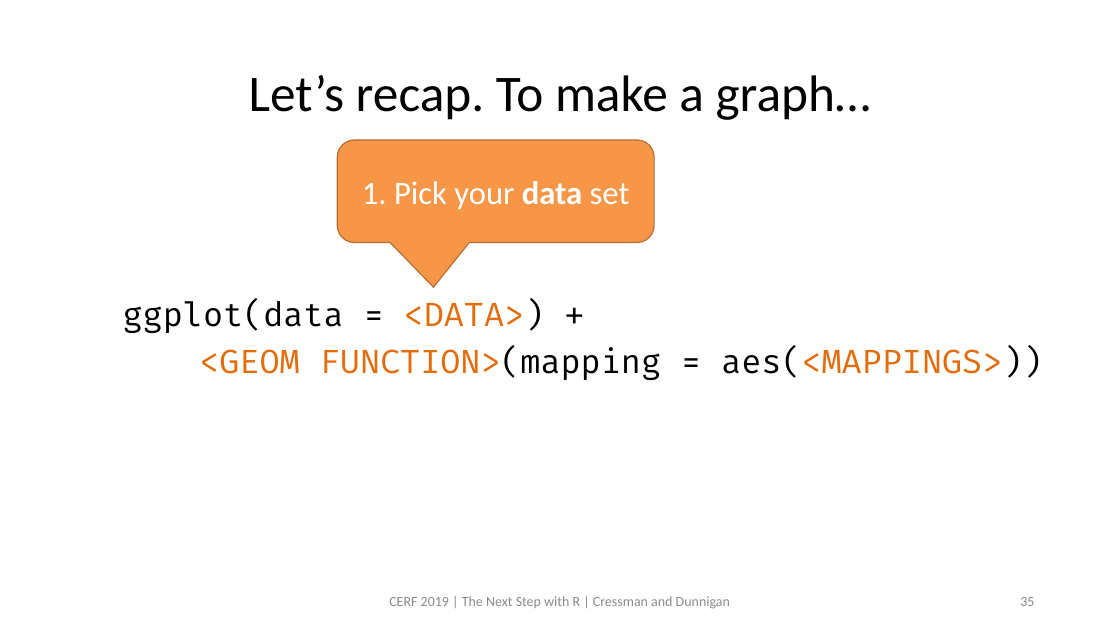
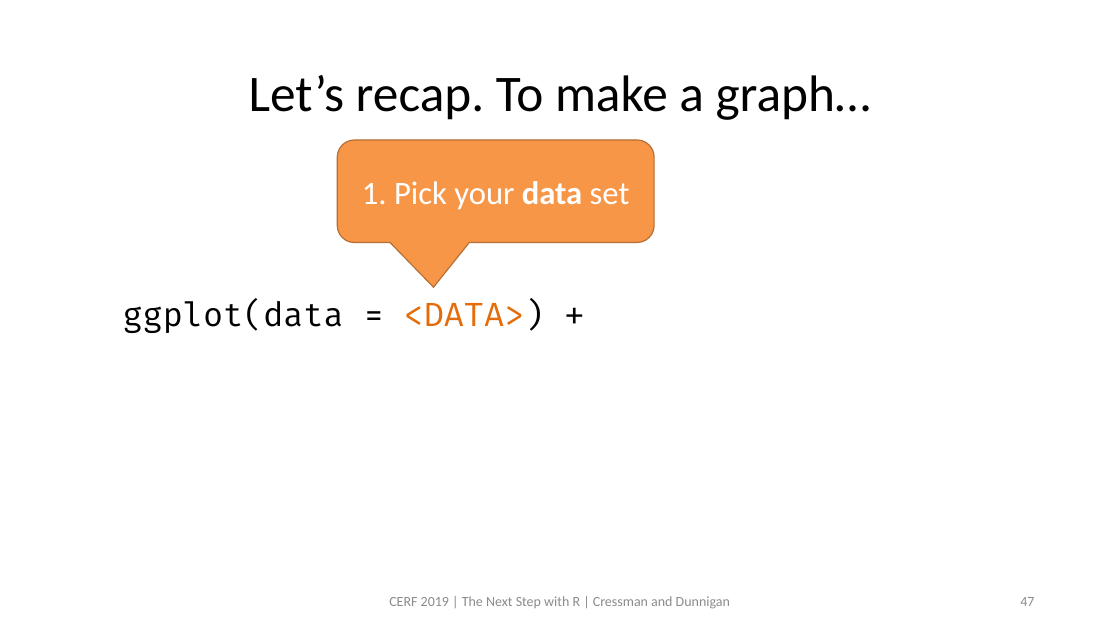
Before and after one commit to swmpkim/2019_CERF, a slide deck: slide 47 of slides/01_Visualize.pptx (slide 35 before the commit). Drawn at 1120x630 pixels with LibreOffice and Linux fonts; fonts in the diff are those of the drawing. Boxes give left, top, right and bottom in pixels: in the first picture for what was removed or moved away, otherwise in the second. Text is boxed around its words. In the diff, an @@ line names an element or a change of style, - is before the commit and + after.

```diff
--- a/slides/01_Visualize.pptx
+++ b/slides/01_Visualize.pptx
@@ text at <box>199,347,1042,380</box>: paragraph removed @@
-<GEOM FUNCTION>(mapping = aes(<MAPPINGS>))
@@ page number at <box>1020,597,1034,606</box>: text changed @@
-35
+47
```
Also in this commit, not shown: 13 other slides changed, 18 slides added, 1 other file.
